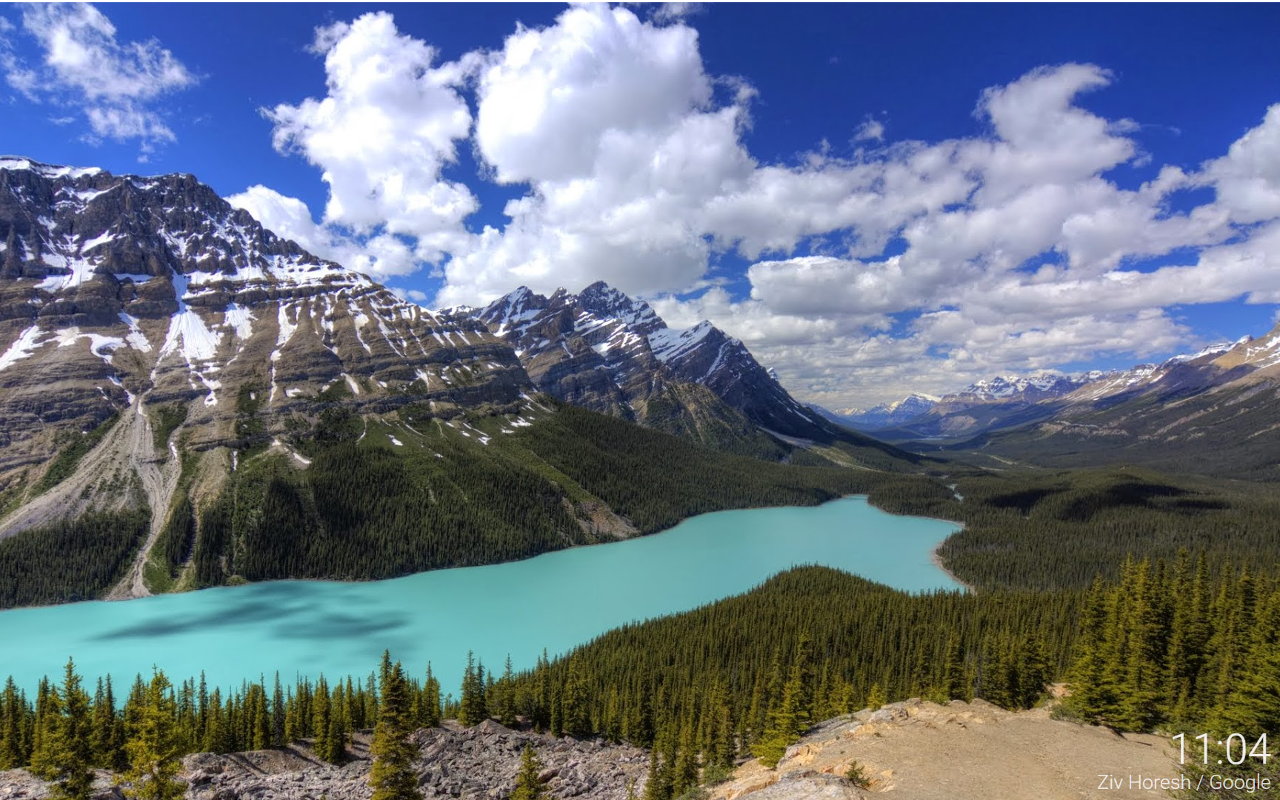
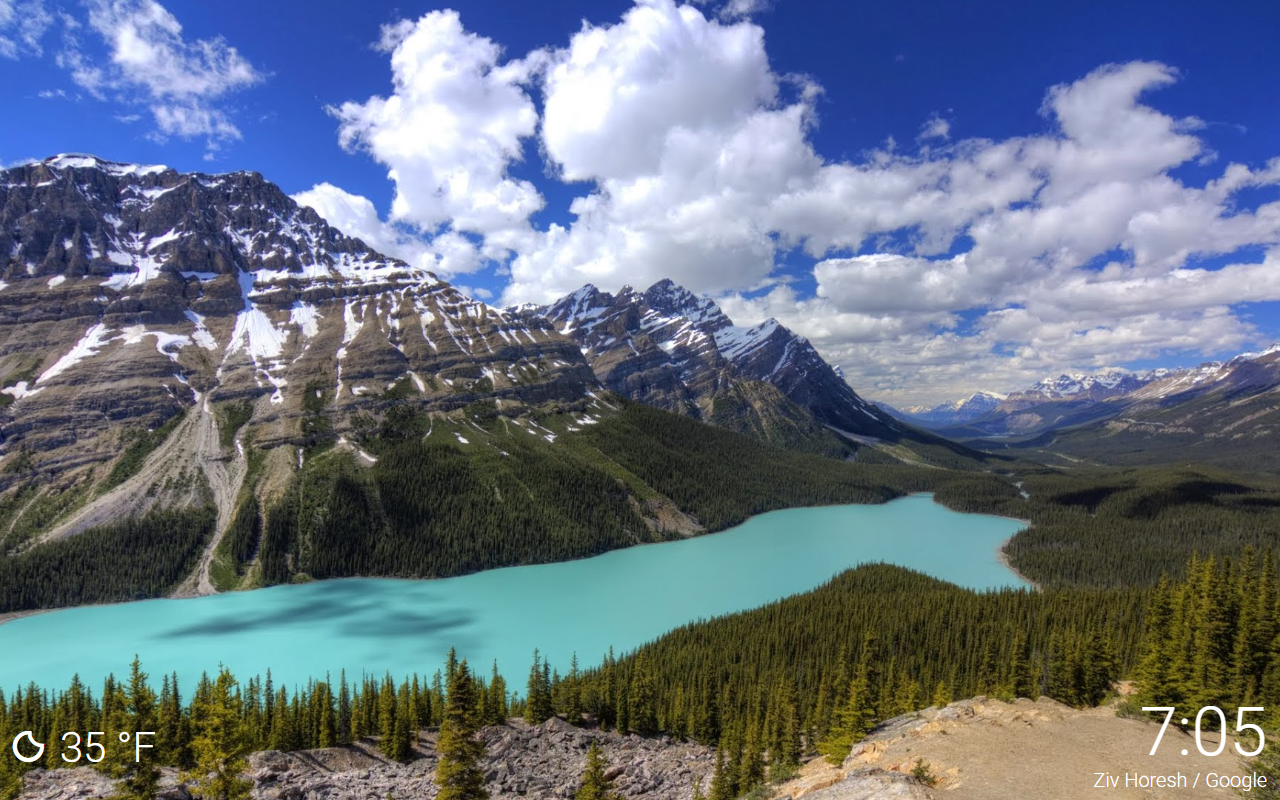
Layered file, before and after one edit (1280 × 800). Changes by layer:
painted on "Pasted Layer" over [0, 0, 1280, 800]
added layer "Background" over [0, 0, 1280, 800]
